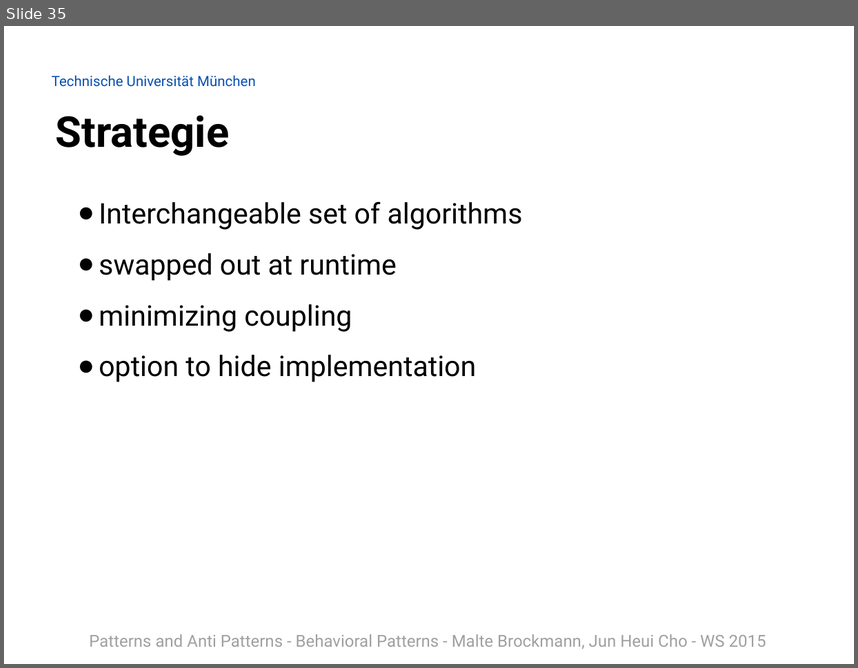
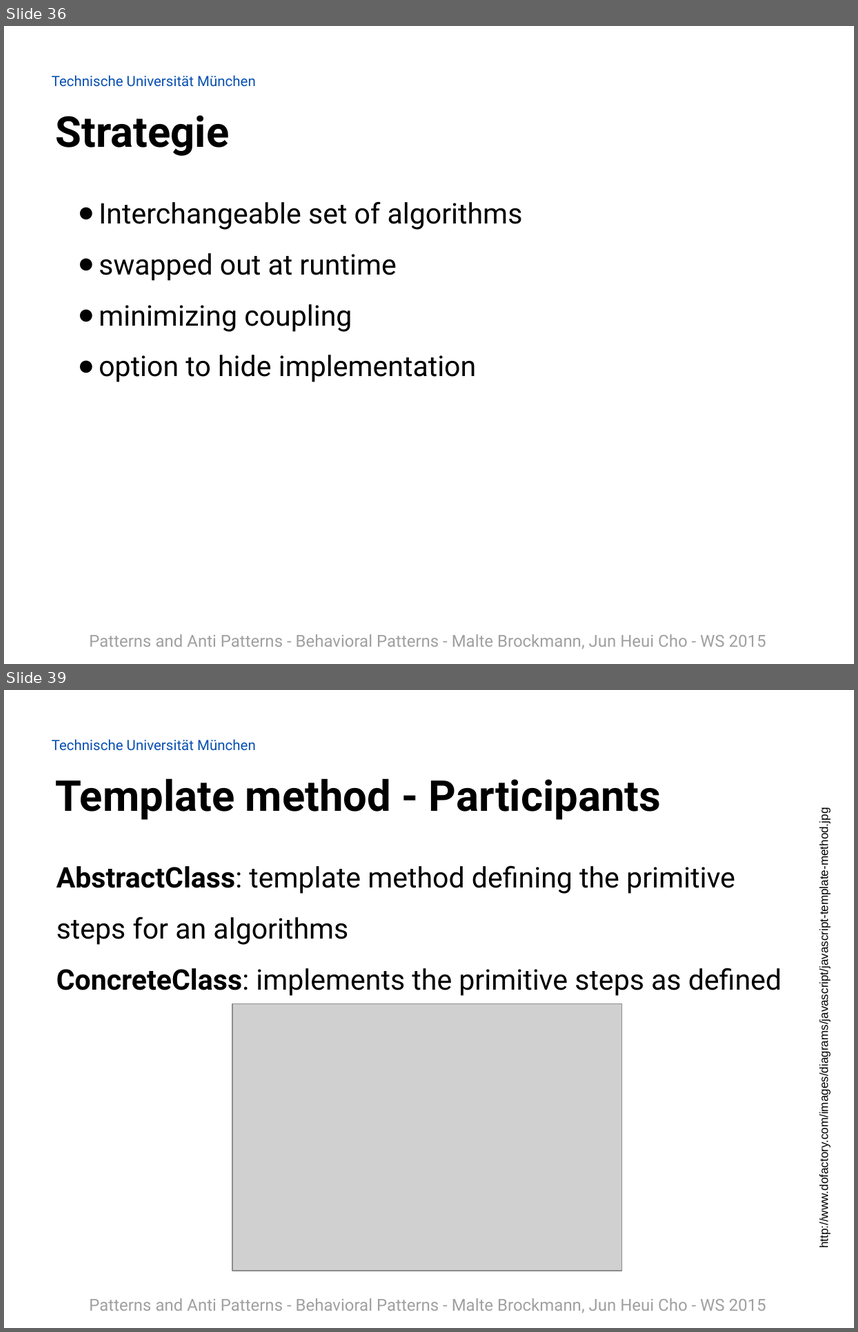
Before and after one commit to Painted6/Behavioral-design-patterns, a slide deck: Behavioral Patterns - JS Patterns and Anti Patterns.pptx. Shown one above the other, each under a label of ours: slide 35 before the commit, slides 36 and 39 after it; the slides between them are not shown. The pictures are 858x668 and 858x1332 pixels, drawn with LibreOffice and Linux fonts; fonts in the diff are those of the drawing; grey boxes stand for pictures; background and template pictures are left out. Boxes give left, top, right and bottom in pixels: in the first picture for what was removed or moved away, otherwise in the second. Text is boxed around its words. In the diff, an @@ line names an element or a change of style, - is before the commit and + after.

Commit message:
added template method and state pattern to the slides, created pdf of slides

```diff
--- a/Behavioral Patterns - JS Patterns and Anti Patterns.pptx
+++ b/Behavioral Patterns - JS Patterns and Anti Patterns.pptx
@@ slide 39 added at bbox=[4, 690, 854, 1328], background picture (left out); not listed: 2 template elements that a slide beside it also shows @@
@@ title added at bbox=[56, 778, 661, 820], 36 pt, text #000000, bold @@
+Template method - Participants
@@ text added at bbox=[818, 851, 831, 1233], 10 pt, text #000000 @@
+http://www.dofactory.com/images/diagrams/javascript/javascript-template-method.jpg
@@ text added at bbox=[56, 865, 782, 996], 24 pt, text #000000 @@
+AbstractClass: template method defining the primitive steps for an algorithms
+ConcreteClass: implements the primitive steps as defined
@@ picture added at bbox=[232, 1004, 622, 1270] @@
@@ what was slide 35 is now slide 36 @@
```
Also in this commit, not shown: 7 slides changed, 4 other slides added, 1 other file.
